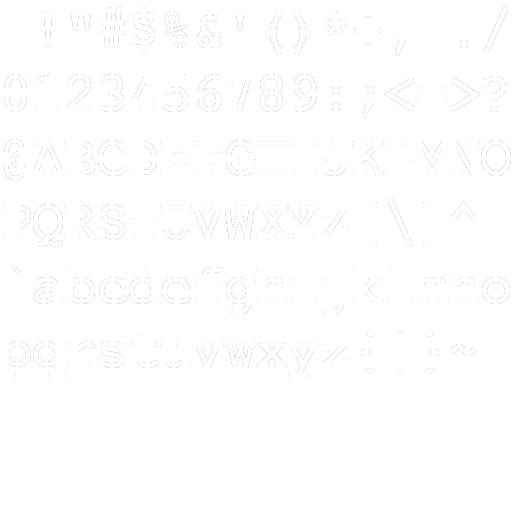
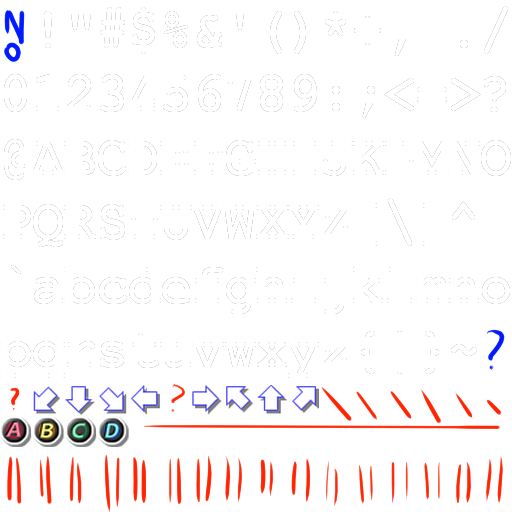
The second 512 × 512 image is a revision of the first. Changes to its layers:
painted on "additive edits" over 0, 10, 505, 512
added layer "Copy of monitor.pngbackup" (1st of 2, in "Group 3") in group "Group 3" over 0, 384, 256, 447
painted on "defaultFont.png" over 0, 10, 505, 512
added group "testbg" (1st of 2) with 2 layers above "Fill Layer 2" over 0, 10, 505, 512
added layer "testbg" (2nd of 2, in "testbg") in group "testbg" over 0, 10, 505, 512
